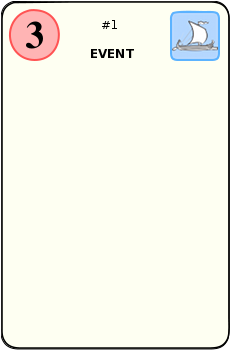
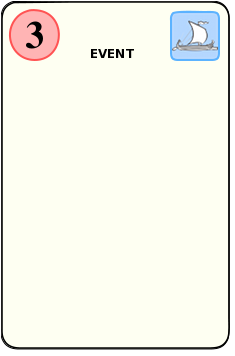
Layered file, before and after one edit (w=235, h=356). Changes by layer:
hid "card number" over [102, 20, 117, 29]
